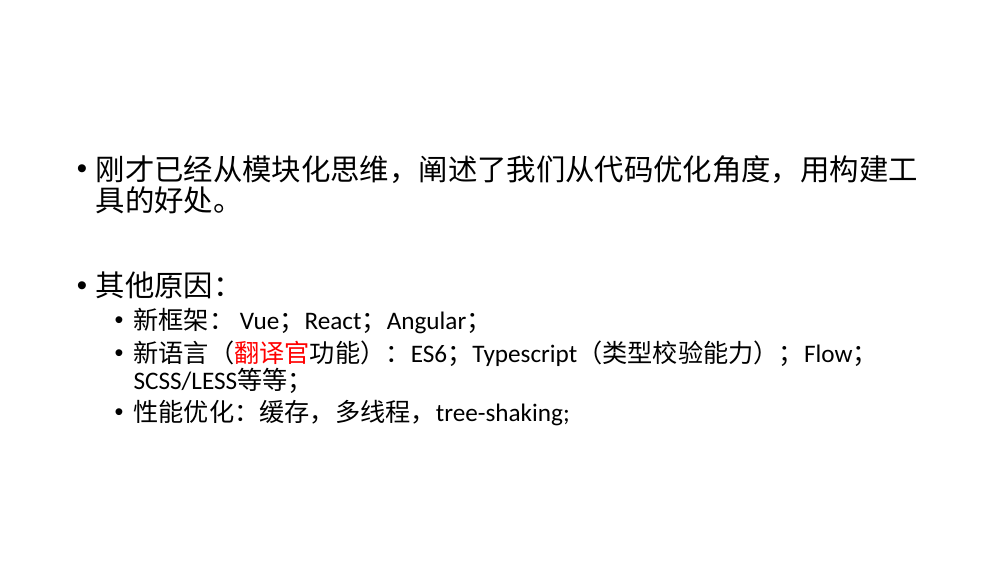
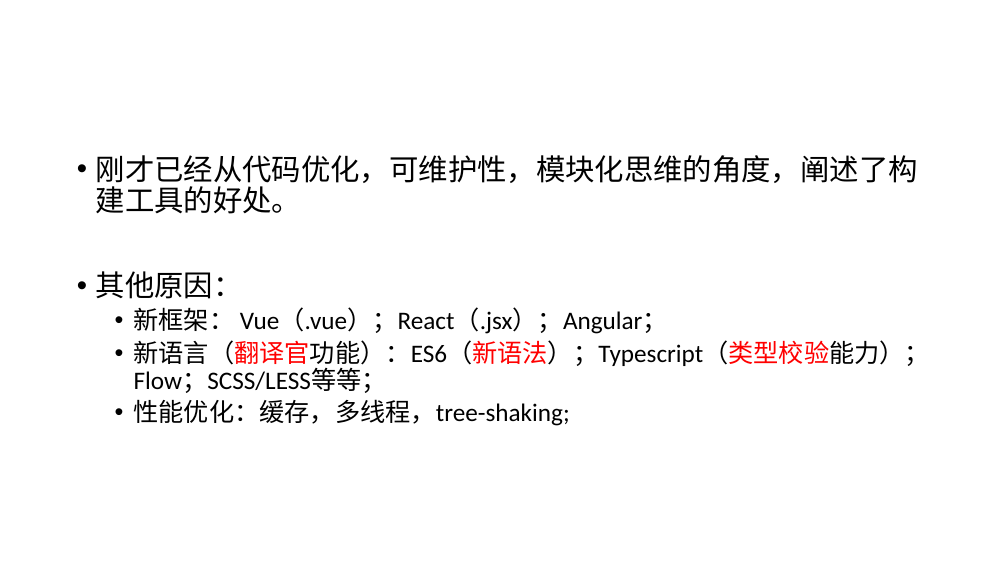
Before and after one commit to Cohen-Wang/workbench, a slide deck: slide 25 of cloud/webpack-ppt/培训 - webpack.pptx (slide 16 before the commit). Drawn at 1008x567 pixels with LibreOffice and Linux fonts; fonts in the diff are those of the drawing. Boxes give left, top, right and bottom in pixels: in the first picture for what was removed or moved away, otherwise in the second. Text is boxed around its words. In the diff, an @@ line names an element or a change of style, - is before the commit and + after.

```diff
--- a/cloud/webpack-ppt/培训 - webpack.pptx
+++ b/cloud/webpack-ppt/培训 - webpack.pptx
@@ text at (x1=96, y1=155, x2=918, y2=214): text changed @@
-• 刚才已经从模块化思维，阐述了我们从代码优化角度，用构建工具的好处。
+• 刚才已经从代码优化，可维护性，模块化思维的角度，阐述了构建工具的好处。
@@ text at (x1=134, y1=307, x2=931, y2=393): text changed @@
-  • 新框架： Vue；React；Angular；
-  • 新语言（翻译官功能）：ES6；Typescript（类型校验能力）；Flow；SCSS/LESS等等；
+  • 新框架： Vue（.vue）；React（.jsx）；Angular；
+  • 新语言（翻译官功能）：ES6（新语法）；Typescript（类型校验能力）；Flow；SCSS/LESS等等；
```
Also in this commit, not shown: 10 other slides changed, 14 slides added, 3 slides removed, 1 other file.
